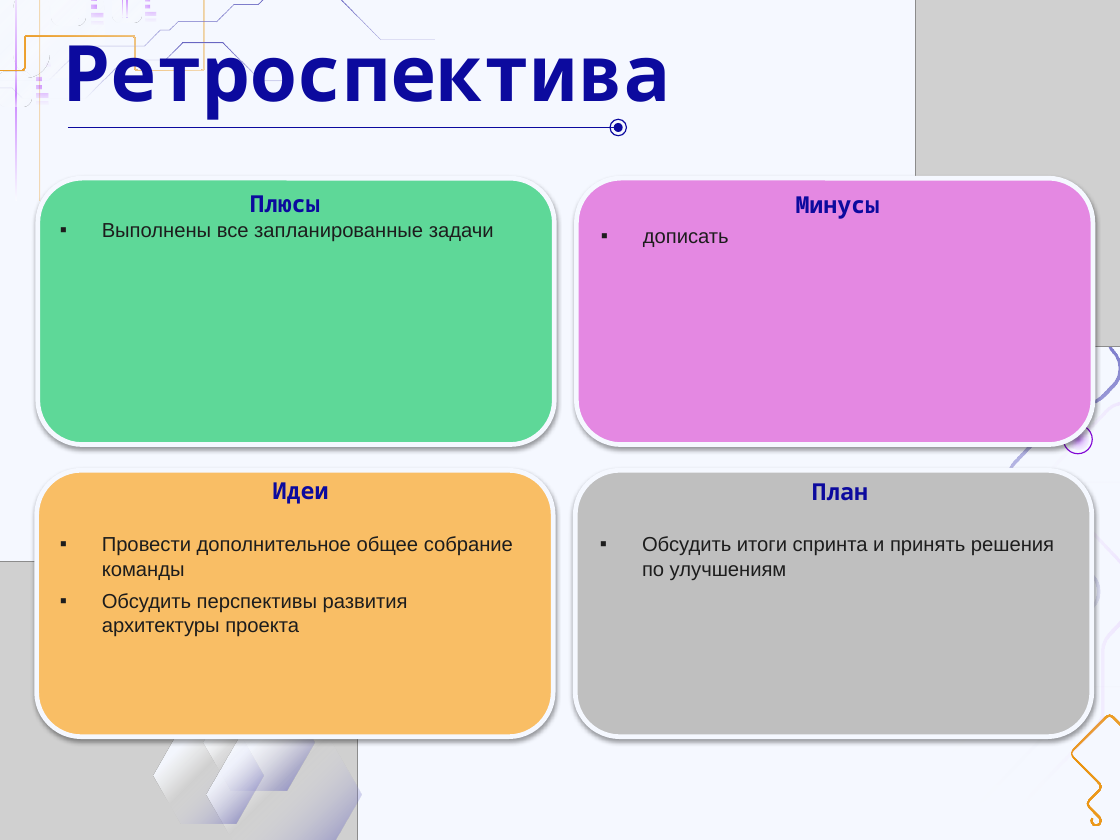
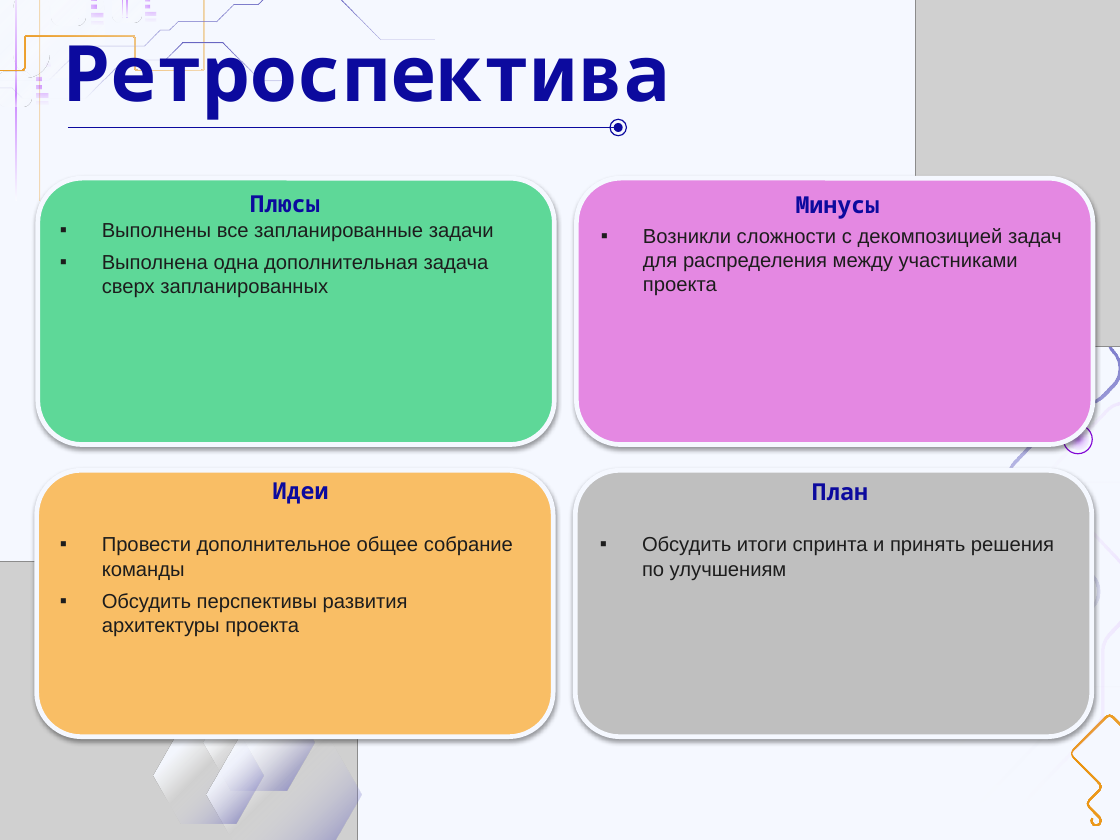
Before and after one commit to DaL1ner/virtual_queue_management_system, a slide deck: slide 17 of docs/course-work/reports/presentation/sprint-10.pptx. Drawn at 1120x840 pixels with LibreOffice and Linux fonts; fonts in the diff are those of the drawing; grey boxes stand for pictures. Boxes give left, top, right and bottom in pixels: in the first picture for what was removed or moved away, otherwise in the second. Text is boxed around its words. In the diff, an @@ line names an element or a change of style, - is before the commit and + after.

```diff
--- a/docs/course-work/reports/presentation/sprint-10.pptx
+++ b/docs/course-work/reports/presentation/sprint-10.pptx
@@ text at (x1=643, y1=228, x2=1062, y2=295): text changed @@
-▪ дописать
+▪ Возникли сложности с декомпозицией задач для распределения между участниками проекта
@@ text at (x1=102, y1=255, x2=489, y2=297): paragraph added @@
+▪ Выполнена одна дополнительная задача сверх запланированных
```
Also in this commit, not shown: 1 other slide changed, 10 other files.
